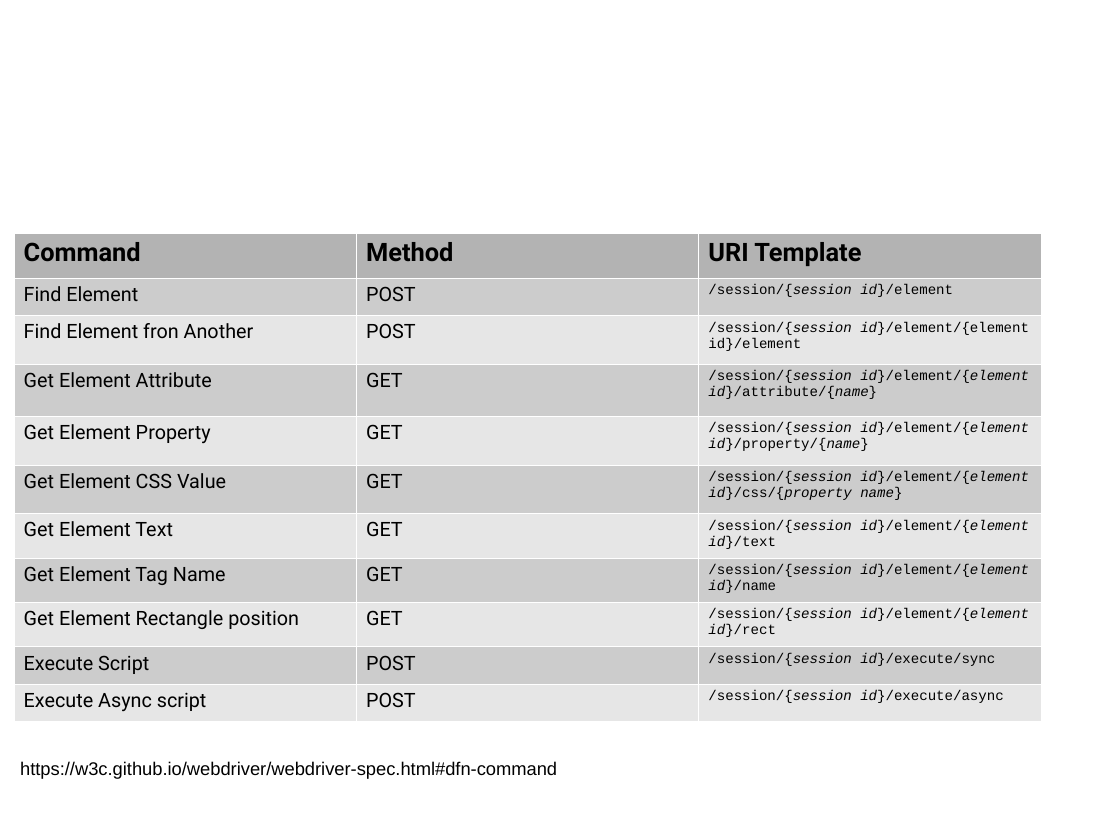
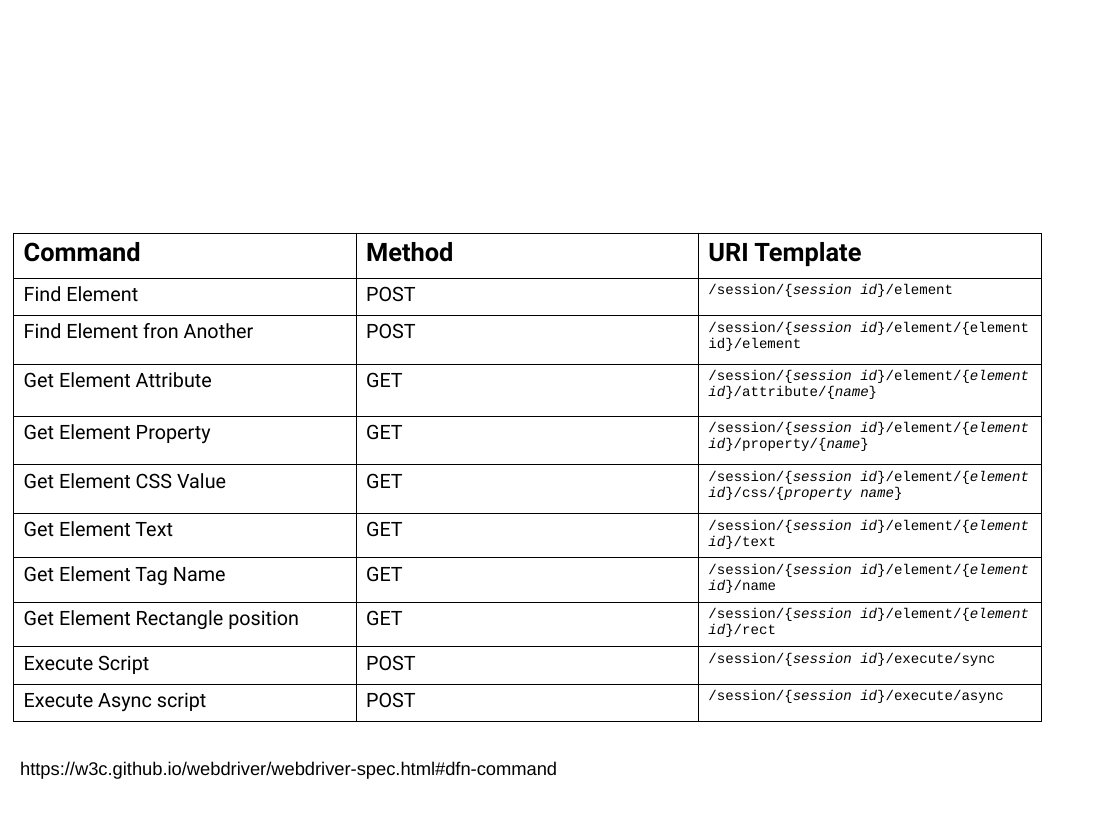
Before and after one commit to sergueik/selenium_java, a slide deck: slide 7 of protractor/jProtractor.odp. Drawn at 1120x840 pixels with LibreOffice and Linux fonts; fonts in the diff are those of the drawing; background and template pictures are left out. Boxes give left, top, right and bottom in pixels: in the first picture for what was removed or moved away, otherwise in the second. Text is boxed around its words. In the diff, an @@ line names an element or a change of style, - is before the commit and + after.

```diff
--- a/protractor/jProtractor.odp
+++ b/protractor/jProtractor.odp
@@ table at box(14, 233, 1042, 721) @@
@@ fill #B3B3B3 to none in row 1 @@
@@ fill #CCCCCC to none in 15 cells @@
@@ fill #E6E6E6 to none in 15 cells @@
@@ borders changed @@
```
Also in this commit, not shown: 2 other slides changed, 3 slides added, 1 other file.
